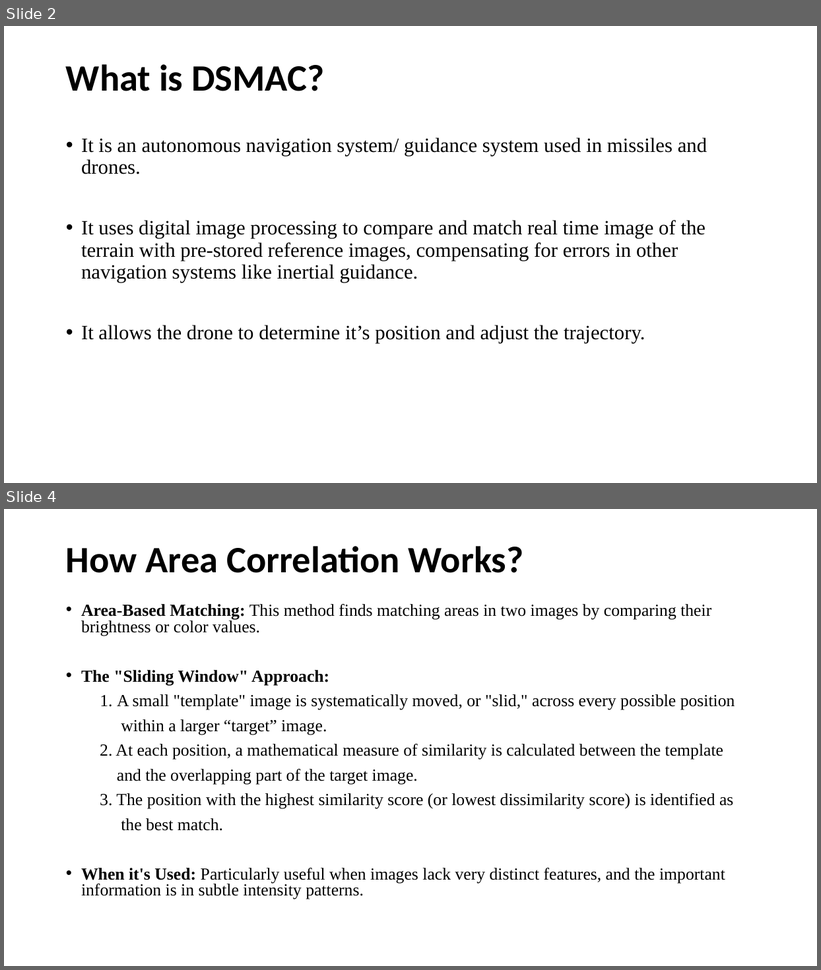
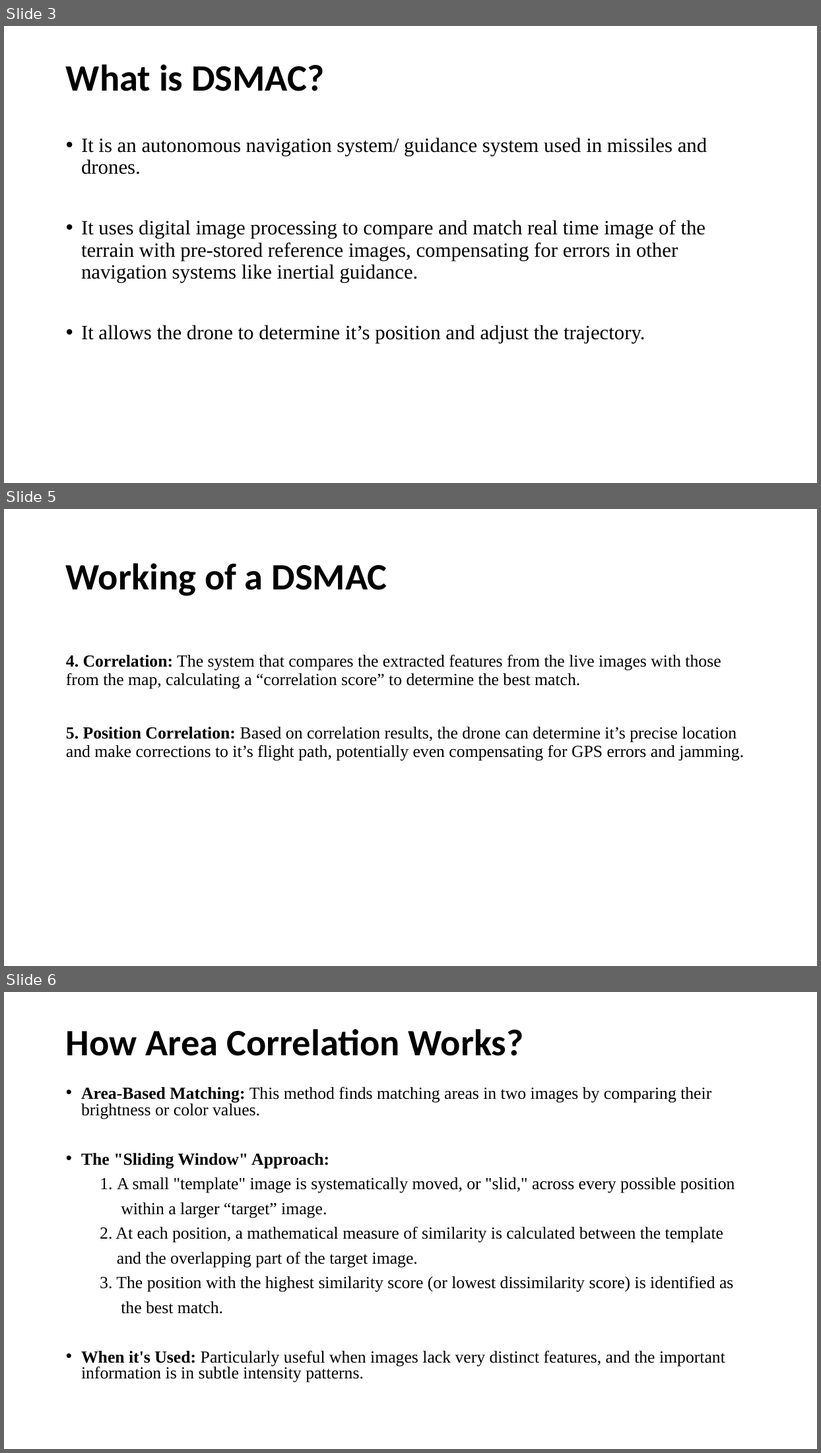
Before and after one commit to Madhu0899/Dataset, a slide deck: Digital Scene Matching Area Correlator(DSMAC)_Madhurima De.pptx. Shown one above the other, each under a label of ours: slides 2 and 4 before the commit, slides 3, 5 and 6 after it; the slides between them are not shown. The pictures are 821x970 and 821x1453 pixels, drawn with LibreOffice and Linux fonts; fonts in the diff are those of the drawing. Boxes give left, top, right and bottom in pixels: in the first picture for what was removed or moved away, otherwise in the second. Text is boxed around its words. In the diff, an @@ line names an element or a change of style, - is before the commit and + after.

```diff
--- a/Digital Scene Matching Area Correlator(DSMAC)_Madhurima De.pptx
+++ b/Digital Scene Matching Area Correlator(DSMAC)_Madhurima De.pptx
@@ slide 5 added at [4,509,817,966], background #FFFFFF @@
@@ title added at [66,563,387,596], 44 pt, text #000000, bold @@
+Working of a DSMAC
@@ text added at [66,655,744,760], 20 pt, text #000000 @@
+4. Correlation: The system that compares the extracted features from the live images with those from the map, calculating a “correlation score” to determine the best match.
+5. Position Correlation: Based on correlation results, the drone can determine it’s precise location and make corrections to it’s flight path, potentially even compensating for GPS errors and jamming.
@@ what was slide 2 is now slide 3 @@
@@ what was slide 4 is now slide 6 @@
```
Also in this commit, not shown: 4 slides changed, 1 other slide added.
